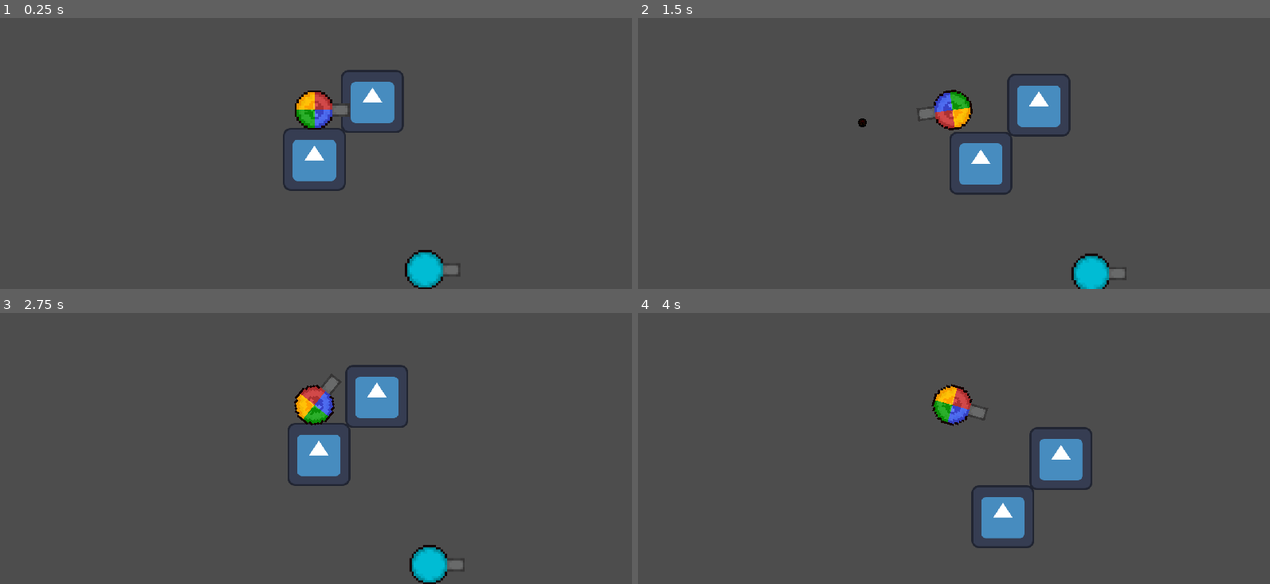
Above: before the commit, frames 1-4 (two rows, left to right).
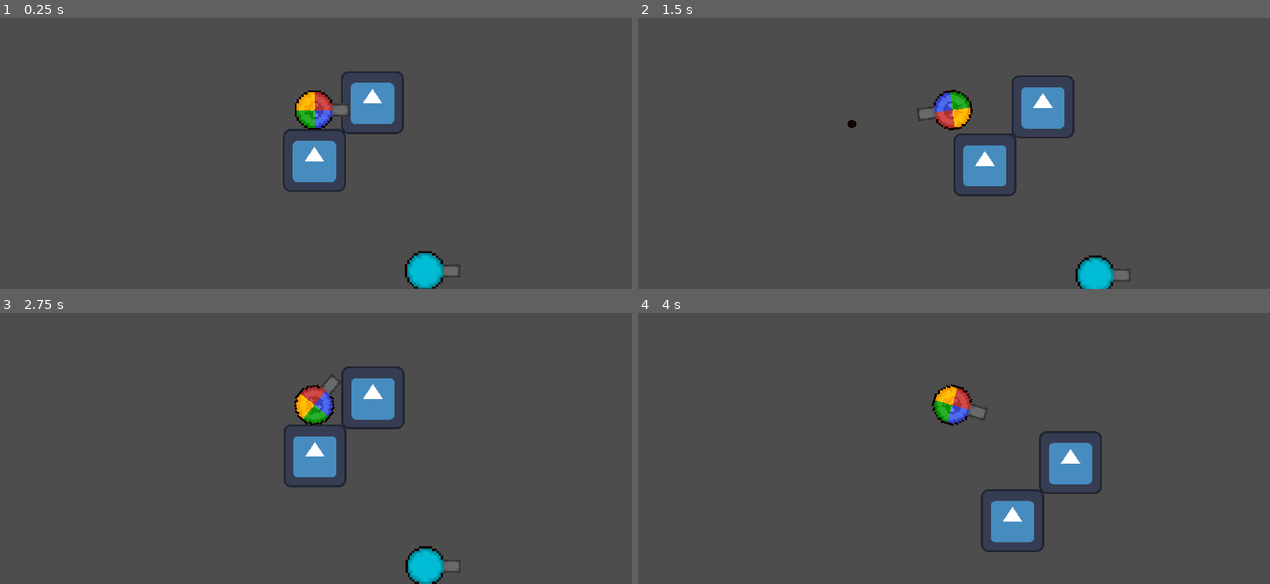
Above: after the commit, the same moments.

Repository: Jebbex1/Blowback
Game: Godot game, scene res://levels/testing_level.tscn
The game is run twice, just before and just after one commit, with the same random seed, the same clock (stepped at 60 frames per second) and the same inputs. The engine's default icon, where the game draws it, is replaced by a stand-in: a white triangle on a blue panel in a dark square.
Inputs (mouse positions are in pixels of both pictures, inside the frame that each line leads up to):
- Up to frame 1 (0.25 s): no input
- Up to frame 2 (1.5 s): tap Enter at 0.5 s; move the mouse to (1093, 91) at 0.52 s; click (1093, 91) at 0.67 s; move the mouse to (827, 129) at 1.27 s; click (827, 129) at 1.42 s
- Up to frame 3 (2.75 s): move the mouse to (379, 326) at 2.02 s; click (379, 326) at 2.17 s
- Up to frame 4 (4 s): tap Space at 2.75 s; move the mouse to (922, 475) at 2.77 s; click (922, 475) at 2.92 s; move the mouse to (1143, 459) at 3.52 s; click (1143, 459) at 3.67 s

The runs differ from the first frame. In frame 1, 0.6% of the frame differs, in the area x 44-73%, y 19-100%; in frame 2, 2.2%; in frame 3, 2.0%; in frame 4, 2.6%, in the area x 49-74%, y 33-89%.

Commit message:
Tweaked player collision box radius and blowback impulse

Diff:
--- a/levels/scripts/testing_level.gd
+++ b/levels/scripts/testing_level.gd
@@ -1,6 +1,6 @@
 extends Node2D
 
-@export var blowback_impulse_magnitude: float = 700
+@export var blowback_impulse_magnitude: float = 800
 
 var main_tank: Player
 
--- a/objects/player.tscn
+++ b/objects/player.tscn
@@ -13,7 +13,7 @@
 radius = 18.0
 
 [sub_resource type="CircleShape2D" id="CircleShape2D_yw30f"]
-radius = 17.0
+radius = 18.0278
 
 [node name="Player" type="RigidBody2D"]
 gravity_scale = 0.0
